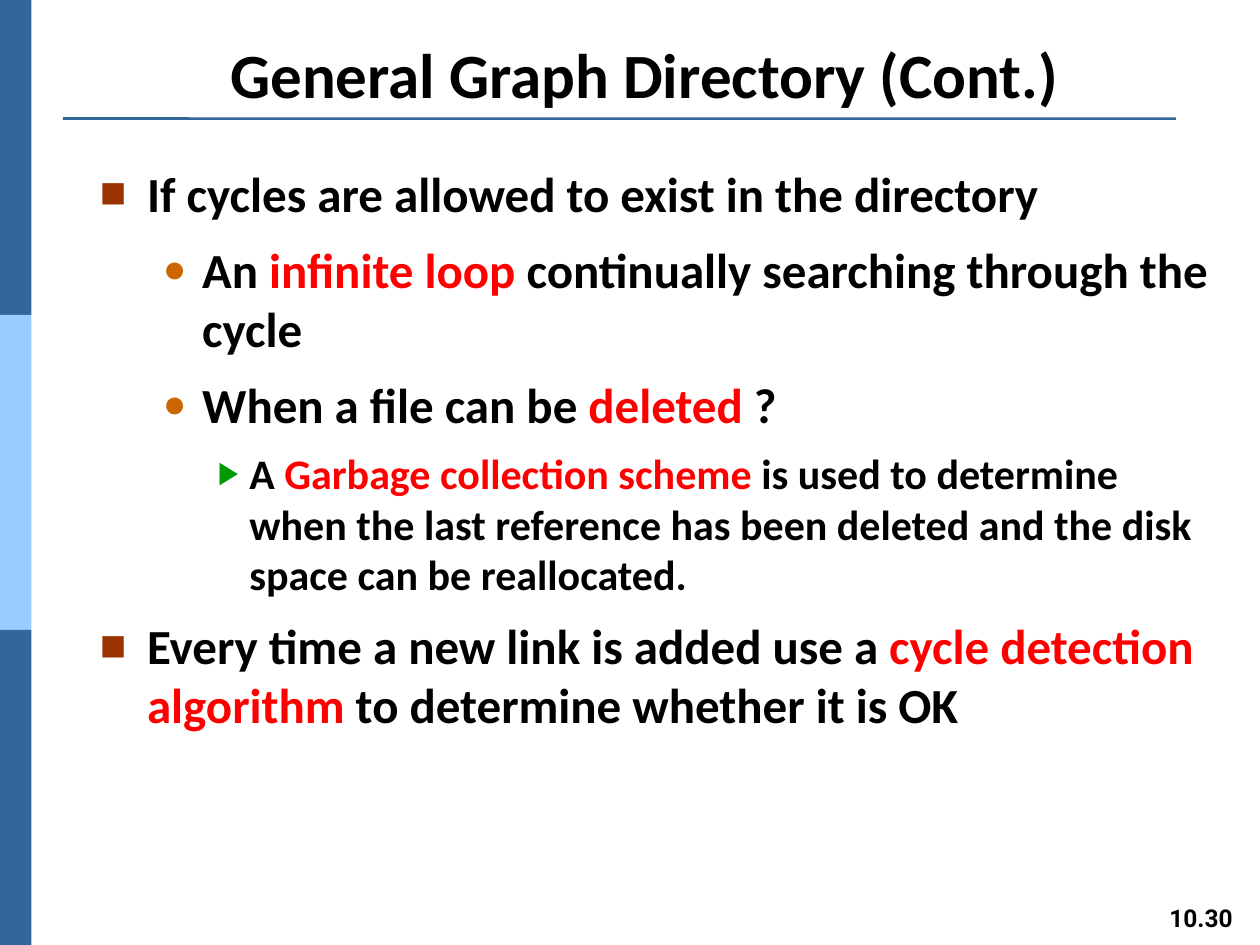
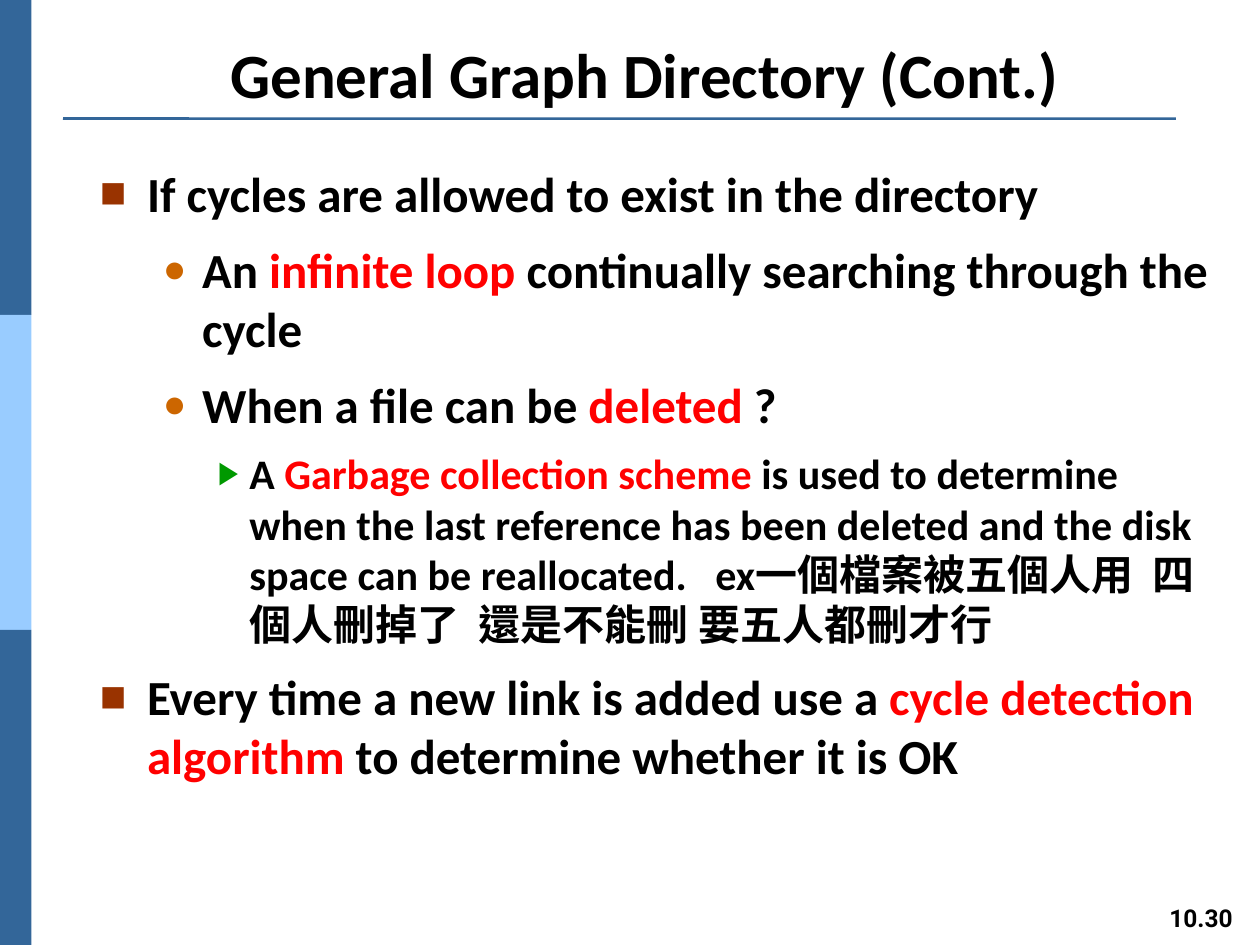
Before and after one commit to Yang09701194/OS_Learning, a slide deck: slide 30 of ch10.pptx. Drawn at 1260x945 pixels with LibreOffice and Linux fonts; fonts in the diff are those of the drawing. Boxes give left, top, right and bottom in pixels: in the first picture for what was removed or moved away, otherwise in the second. Text is boxed around its words. In the diff, an @@ line names an element or a change of style, - is before the commit and + after.

```diff
--- a/ch10.pptx
+++ b/ch10.pptx
@@ text at [249,459,1194,644]: text changed @@
-    ▶ A Garbage collection scheme is used to determine when the last reference has been deleted and the disk space can be reallocated.
+    ▶ A Garbage collection scheme is used to determine when the last reference has been deleted and the disk space can be reallocated. ex一個檔案被五個人用 四個人刪掉了 還是不能刪 要五人都刪才行
```
Also in this commit, not shown: 9 other slides changed.
